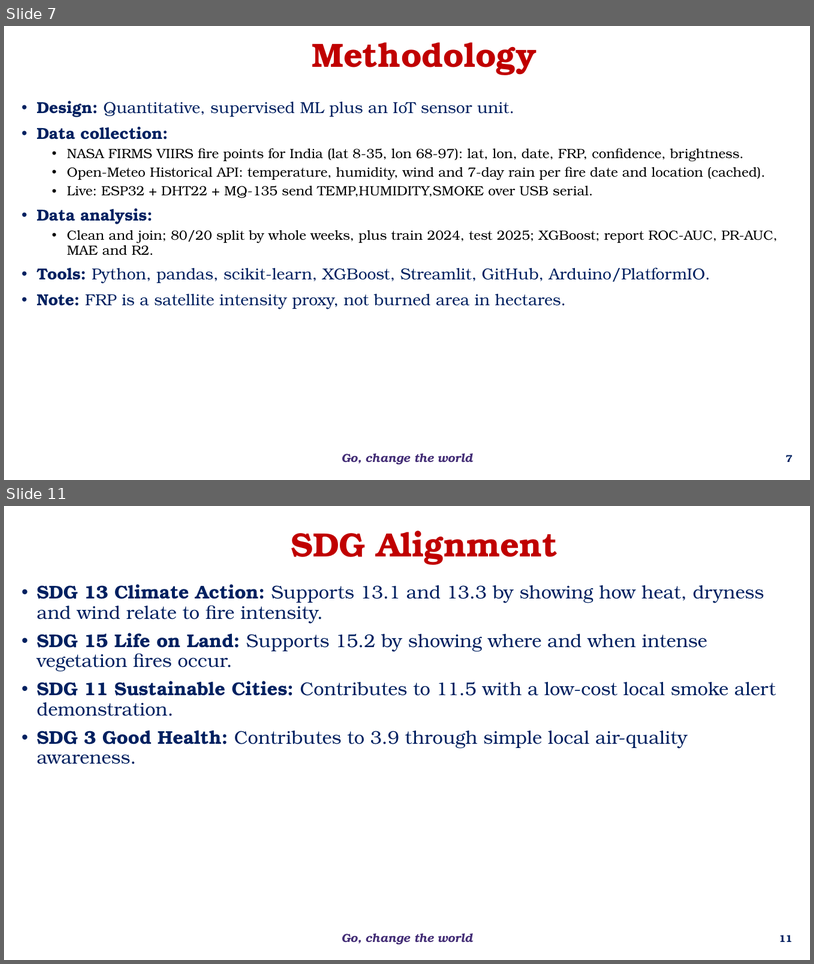
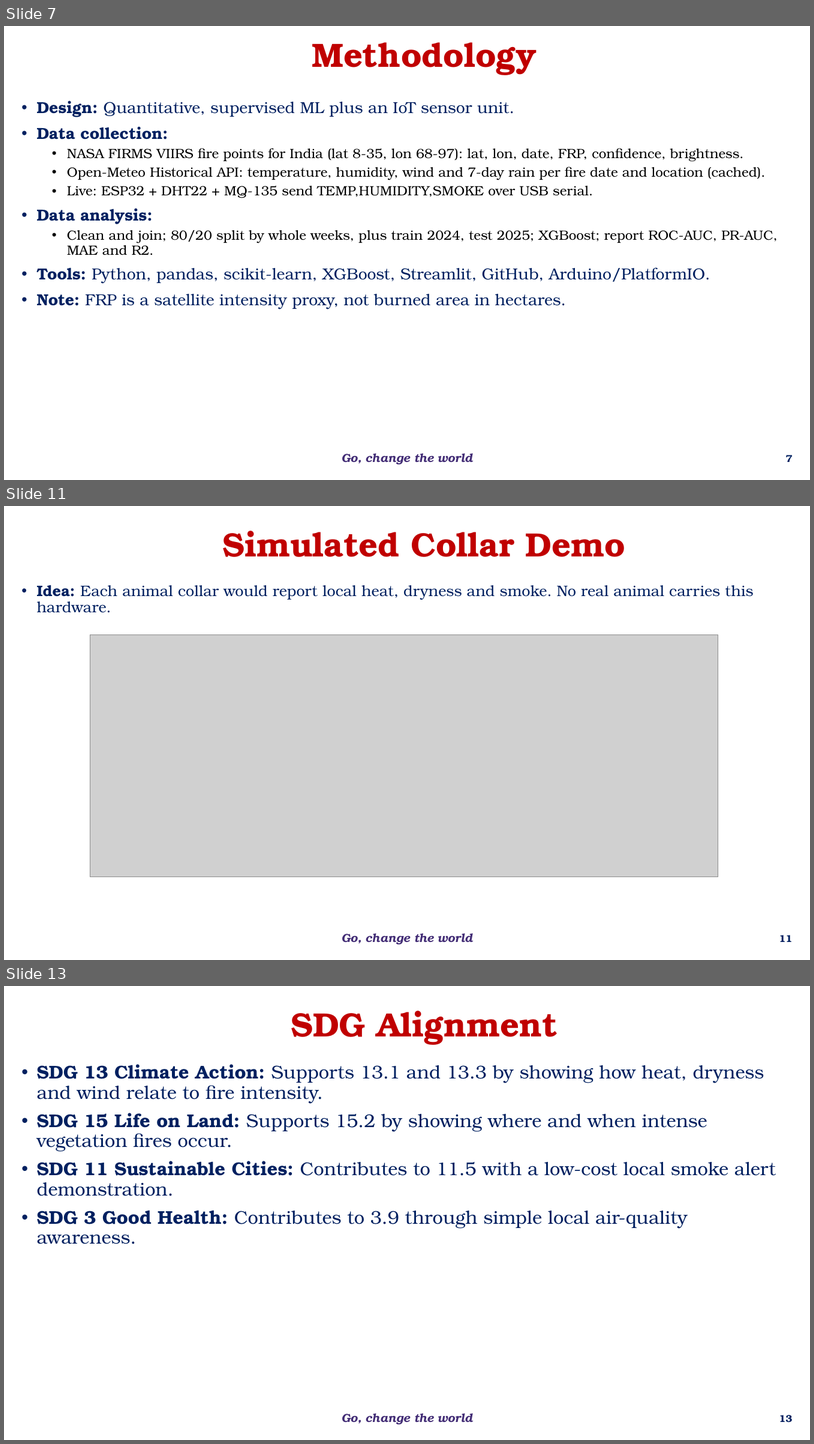
Before and after one commit to bnsama29-cloud/wildfire-estimation-evs, a slide deck: docs/EL_Phase1_Wildfire.pptx. Shown one above the other, each under a label of ours: slides 7 and 11 before the commit, slides 7, 11 and 13 after it; the slides between them are not shown. The pictures are 814x964 and 814x1444 pixels, drawn with LibreOffice and Linux fonts; fonts in the diff are those of the drawing; grey boxes stand for pictures; background and template pictures are left out. Boxes give left, top, right and bottom in pixels: in the first picture for what was removed or moved away, otherwise in the second. Text is boxed around its words. In the diff, an @@ line names an element or a change of style, - is before the commit and + after.

```diff
--- a/docs/EL_Phase1_Wildfire.pptx
+++ b/docs/EL_Phase1_Wildfire.pptx
@@ slide 11 added at (x1=4, y1=506, x2=810, y2=960), background #FFFFFF; not listed: 1 template element that a slide beside it also shows @@
@@ rectangle added at (x1=155, y1=516, x2=694, y2=571), fill #FFFFFF, outline #FFFFFF 0.75 pt dashed, 40 pt, text #C00000, bold @@
+Simulated Collar Demo
@@ text added at (x1=37, y1=585, x2=753, y2=613), 18 pt, text #002060 @@
+• Idea: Each animal collar would report local heat, dryness and smoke. No real animal carries this hardware.
@@ picture added at (x1=90, y1=635, x2=719, y2=877) @@
@@ page number added at (x1=779, y1=934, x2=792, y2=942), 12 pt, text #002060, bold @@
+11
@@ what was slide 11 is now slide 13 @@
@@ page number at (x1=779, y1=1414, x2=792, y2=1422): text changed @@
-11
+13
```
Also in this commit, not shown: 7 slides changed, 2 other slides added, 13 other files.
